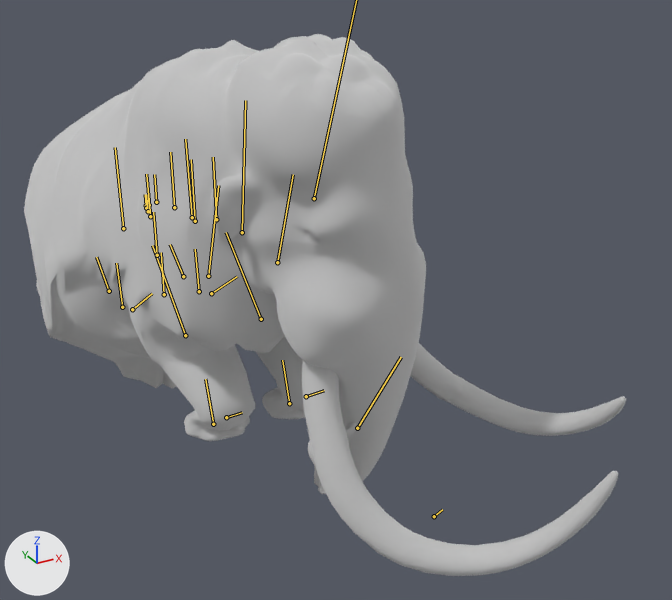
Two versions of the glTF model bichos/modelos/mamute.glb, one commit apart.
Before and after are seen from a camera (50 mm lens) standing at (-2.86, -6.73, 4.24) and looking at (0.82, -0.04, 0.9). The lights are fixed; the arrows at lower left show +X, +Y and +Z. The older version comes first. Both versions are drawn at frame 53 of the action 'dormir'; the numbers are the values there. The bones that change, and the others that lie on the model, are drawn over the model as lines.

Names of what the first picture shows: 'mamute_malha_0'.
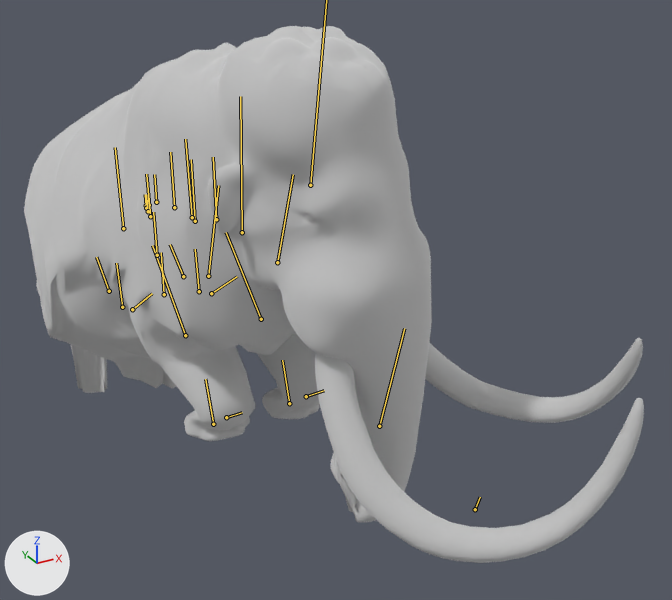
Location of each change, [x1, y1, x2, y2] in pixels of the pictures (672 x 600 px):
'mamute_malha_0', posed
    before: [24, 34, 626, 576]
    after: [24, 26, 644, 563]
bone 'pescoco_1', root to tip
    before: (242, 232) to (245, 100)
    after: (242, 232) to (240, 96)
bone 'pescoco_3', root to tip
    before: (357, 428) to (401, 357)
    after: (379, 426) to (404, 328)
bone 'cabeca', root to tip
    before: (434, 516) to (442, 509)
    after: (475, 509) to (480, 497)

Diff of the bpy script that builds the scene:
```diff
--- a/bichos/modelos/mamute.glb.py
+++ b/bichos/modelos/mamute.glb.py
@@ bone_pescoco_1 @@
 bone_pescoco_1 = bpy.data.objects['mamute'].pose.bones['pescoco_1']  # child of 'coluna_3'
-bone_pescoco_1.rotation_quaternion = (0.992, 0.09, 0.09, 0.008)  # degrees (10, 10, 2)
+bone_pescoco_1.rotation_quaternion = (0.995, 0.045, 0.09, 0.004)  # degrees (5, 10, 1)
@@ bone_pescoco_2 @@
 bone_pescoco_2 = bpy.data.objects['mamute'].pose.bones['pescoco_2']  # child of 'pescoco_1'
-bone_pescoco_2.rotation_quaternion = (0.992, 0.09, 0.09, 0.008)  # degrees (10, 10, 2)
+bone_pescoco_2.rotation_quaternion = (0.995, 0.045, 0.09, 0.004)  # degrees (5, 10, 1)
@@ bone_pescoco_3 @@
 bone_pescoco_3 = bpy.data.objects['mamute'].pose.bones['pescoco_3']  # child of 'pescoco_2'
-bone_pescoco_3.rotation_quaternion = (0.992, 0.09, 0.09, 0.008)  # degrees (10, 10, 2)
+bone_pescoco_3.rotation_quaternion = (0.995, 0.045, 0.09, 0.004)  # degrees (5, 10, 1)
@@ bone_cabeca @@
 bone_cabeca = bpy.data.objects['mamute'].pose.bones['cabeca']  # child of 'pescoco_3'
-bone_cabeca.rotation_quaternion = (0.996, 0.047, 0.075, 0.004)  # degrees (5, 9, 1)
+bone_cabeca.rotation_quaternion = (0.997, 0.012, 0.075, 0.001)  # degrees (1, 9, 0)
```
